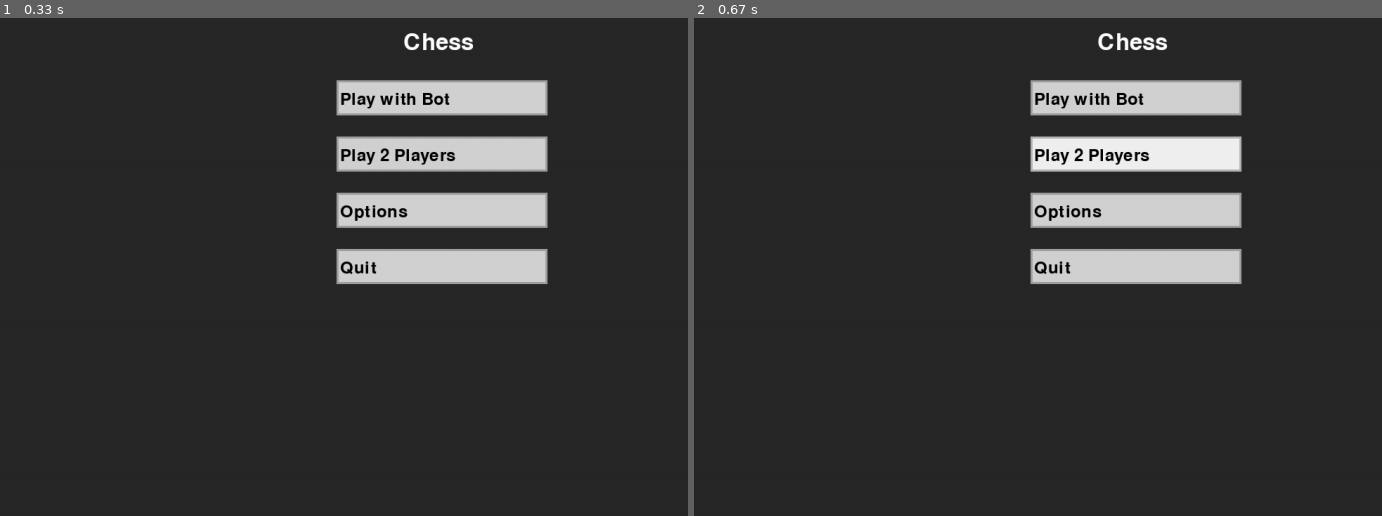
Above: before the commit, frames 1-2 (left to right).
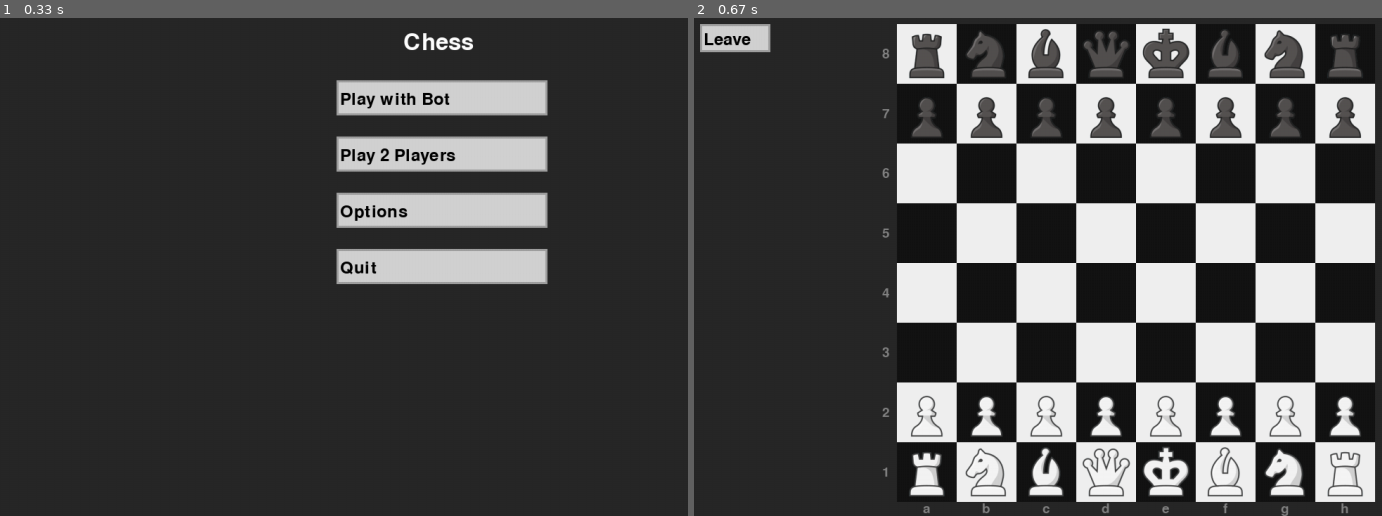
Above: after the commit, the same moments.

Repository: AlTaber/Chess_PyGame
Game: pygame game, started from main.py
The game is run twice, just before and just after one commit, with the same random seed, the same clock (stepped at 60 frames per second) and the same inputs.
Inputs:
- Up to frame 1 (0.33 s): no input
- Up to frame 2 (0.67 s): click "Play 2 Players" at 0.38 s

Frame 1 is identical in both runs. In frame 2, 42% of the frame differs, in the area x 0-99%, y 1-100%.

Commit message:
Board and Pieces render

Diff:
--- /dev/null
+++ b/Board.py
@@ -0,0 +1,151 @@
+from UI_Engine import load_image
+import pygame as pg
+
+class Piece:
+    def __init__(self, color, board):
+        self.color = color
+        self.board = board
+        self.moved = False
+
+        image = load_image(f"{color}_{self.__class__.__name__.lower()}.png")
+        self.sprite = pg.sprite.Sprite()
+        self.sprite.image = pg.transform.smoothscale(image, (self.board.cell_size, self.board.cell_size))
+        self.board.all_sprites.add(self.sprite)
+
+    def get_valid_moves(self, pos):
+        pass
+
+
+class Pawn(Piece):
+    def get_valid_moves(self, pos):
+        pass
+
+
+class Rook(Piece):
+    def get_valid_moves(self, pos):
+        pass
+
+
+class Bishop(Piece):
+    def get_valid_moves(self, pos):
+        pass
+
+
+class Queen(Piece):
+    def get_valid_moves(self, pos):
+        pass
+
+
+class Knight(Piece):
+    def get_valid_moves(self, pos):
+        pass
+
+
+class King(Piece):
+    def get_valid_moves(self, pos):
+        pass
+
+
+class Board:
+    def __init__(self, parent, first_player, position, cell_size,
+                 black_cell_color = pg.color.Color(20, 20, 20),
+                 white_cell_color = pg.color.Color(240, 240, 240)):
+        self.parent = parent
+
+        self.position = self.left, self.top= position
+        self.cell_size = cell_size
+
+        self.black_cell_color = black_cell_color
+        self.white_cell_color = white_cell_color
+
+        self.grid = [[None for _ in range(8)] for _ in range(8)]
+
+        self.all_sprites = pg.sprite.Group()
+
+        self.first_player = first_player
+        self.setup_pieces(first_player)
+
+    def setup_pieces(self, first_player):
+        second_player = 'white' if first_player == 'black' else 'black'
+        order = [Rook, Knight, Bishop, Queen, King, Bishop, Knight, Rook]
+        if first_player == "black": order[3], order[4] = order[4], order[3]
+        for i, cls in enumerate(order):
+            self.grid[0][i] = cls(second_player, self)
+            self.grid[1][i] = Pawn(second_player, self)
+            self.grid[6][i] = Pawn(first_player, self)
+            self.grid[7][i] = cls(first_player, self)
+
+        for i in [0, 1, 6, 7]:
+            for j in range(8):
+                self.grid[i][j].sprite.rect = self.grid[i][j].sprite.image.get_rect()
+                self.grid[i][j].sprite.rect.topleft = self.left + j * self.cell_size, \
+                                                      self.top + i * self.cell_size
+
+    def render(self, surf):
+        for i in range(8):
+            for j in range(8):
+                color = self.white_cell_color if (i + j) % 2 == 0 else self.black_cell_color
+                pg.draw.rect(surf, color, pg.Rect(self.left + j * self.cell_size, self.top + i * self.cell_size, self.cell_size, self.cell_size))
+
+        files = list("abcdefgh")
+        ranks = list("12345678")
+
+        f_list, r_list = files, ranks[::-1]
+        if self.first_player == 'black':
+            f_list, r_list = files[::-1], ranks
+
+        font = pg.font.Font(None, 28)
+
+        r = (self.black_cell_color.r + self.white_cell_color.r) // 2
+        g = (self.black_cell_color.g + self.white_cell_color.g) // 2
+        b = (self.black_cell_color.b + self.white_cell_color.b) // 2
+        color = pg.Color(r, g, b)
+
+        for i, f in enumerate(f_list):
+            t = font.render(f, True, color)
+            surf.blit(t, (self.left + i * self.cell_size + self.cell_size // 2 - t.get_width() // 2, self.top + 8 * self.cell_size))
+
+        for i,r in enumerate(r_list):
+            t = font.render(r, True, color)
+            surf.blit(t, (self.left - t.get_width() - 10, self.top + i * self.cell_size + self.cell_size // 2 - t.get_height() // 2))
+
+        self.all_sprites.draw(surf)
+
+    def update_sprites(self):
+        for i in range(8):
+            for j in range(8):
+                p = self.grid[i][j]
+                if p: p.sprite.rect.topleft=(self.left + j * self.cell_size, self.top + i * self.cell_size)
+
+    def get_motion(self, mouse_pos):
+        pass
+
+    def get_click(self, mouse_pos):
+        pass
+
+    def get_cell(self, mouse_pos):
+        pass
+
+    def on_board(self, pos):
+        pass
+
+    def is_empty(self, pos):
+        pass
+
+    def is_enemy(self, pos, color):
+        pass
+
+    def is_friendly(self, pos, color):
+        pass
+
+    def move_piece(self, start, end):
+        pass
+
+    def _castle(self, color, kingside):
+        pass
+
+    def can_castle_kingside(self, color):
+        pass
+
+    def can_castle_queenside(self, color):
+        pass
--- a/UI_Engine.py
+++ b/UI_Engine.py
@@ -83,7 +83,7 @@
                  button_border=3):
         self.parent = parent # Ссылка на класс игры, к которому прикреплен виджет
 
-        self.position = self.top, self.left = 0, 0 # Позиция виджета на экране
+        self.position = self.left, self.top = 0, 0 # Позиция виджета на экране
 
         self.all_sprites = pg.sprite.Group() # Группа всех спрайтов, принадлежащих виджету
 
--- a/main.py
+++ b/main.py
@@ -1,10 +1,17 @@
 import datetime
 import json
 from UI_Engine import *
+from Board import Piece, Board
 from random import randint
 
 class Game:
     def __init__(self):
+
+        self.current_options = {
+            "mode": "2 players",
+            "first_player": "white",
+            "timer": -1,
+        }
 
         self.any_widget_active = True
         self.current_widget = "main"
@@ -19,11 +26,14 @@
         self.screen = pg.display.set_mode(self.size, pg.DOUBLEBUF)
         self.screen.set_alpha(None)
 
+        self.board = None
+
     def init_widgets(self):
         def play_with_bot():
             pass
         def play_2_players():
-            pass
+            self.current_widget = "game"
+            self.board = Board(self, self.current_options["first_player"], (300, 20), 85)
         def options():
             self.current_widget = "options"
         def quit():
@@ -45,9 +55,14 @@
         ])
         self.OptionsMenu.add_button(Button(self.OptionsMenu, (490, 100), size=(300, 50), text="Back to Main Menu", action=main_menu))
 
+        self.GameMenu = Widget(self, [], [])
+
+        self.GameMenu.add_button(Button(self.GameMenu, (20, 20), size=(100, 40), text="Leave", action=main_menu))
+
         self.widgets = {
             "main": self.MainMenu,
             "options": self.OptionsMenu,
+            "game": self.GameMenu
         }
 
     def render_screen(self):
@@ -55,12 +70,14 @@
             current_widget = self.widgets[self.current_widget]
 
             current_widget.render(self.screen)
+            if self.current_widget == "game":
+                self.board.render(self.screen)
         else:
             pass
 
     def run_game(self):
 
-        # pg.display.set_icon(pg.image.load("Assets/Images/Pawn.png"))
+        pg.display.set_icon(pg.image.load("Assets/Images/icon.png"))
         pg.display.set_caption("Chess")
         max_fps = 30
         screen = self.screen
@@ -98,6 +115,6 @@
         pg.quit()
 
 
-if __name__ == "__main__": # если файл используется по прямому назначению - запускаем игру
+if __name__ == "__main__":
     game = Game()
     game.run_game()
Empty file removed: Assets/Images/1.txt
Binary file added: Assets/Images/black_bishop.png
Binary file added: Assets/Images/black_king.png
Binary file added: Assets/Images/black_knight.png
Binary file added: Assets/Images/black_pawn.png
Binary file added: Assets/Images/black_queen.png
Binary file added: Assets/Images/black_rook.png
Binary file added: Assets/Images/icon.png
Binary file added: Assets/Images/white_bishop.png
Binary file added: Assets/Images/white_king.png
Binary file added: Assets/Images/white_knight.png
Binary file added: Assets/Images/white_pawn.png
(and 3 more such lines)
